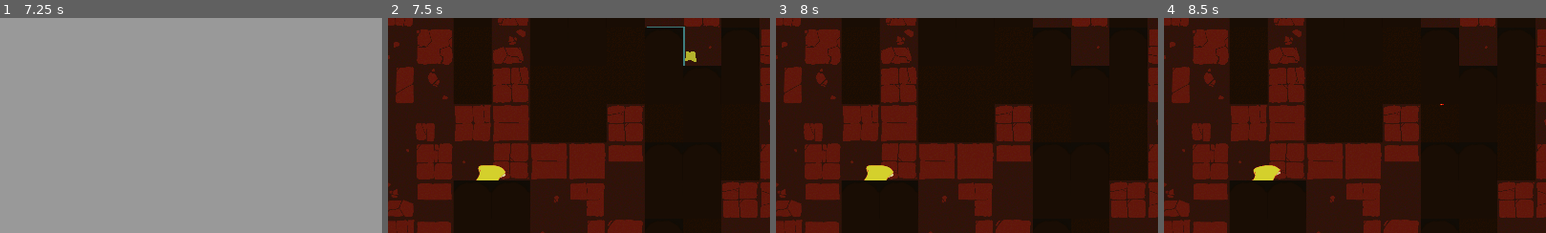
Above: before the commit, frames 1-4 (left to right).
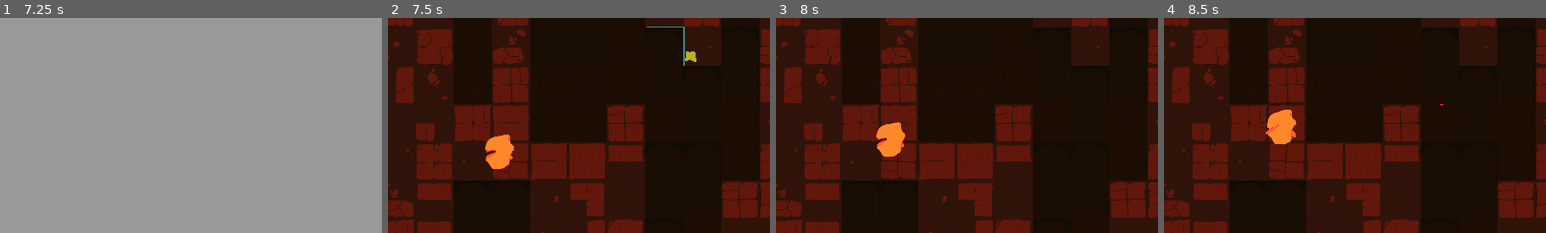
Above: after the commit, the same moments.

Repository: jible/capstone
Game: Godot game, scene res://scenes/testScenes/main_menu.tscn
Same seed, same stepped clock (60 frames per second), same inputs: the game is played once before the commit and once after it. The engine's default icon, where the game draws it, is replaced by a stand-in: a white triangle on a blue panel in a dark square.
Inputs (mouse positions are % of the whole screen's width and height, from its top left):
- Up to frame 1 (7.25 s): click "Play" at 0.5 s; move the mouse to (72, 45) at 1.27 s; hold Right (right) 1.28-2.03 s; hold Space (attack) 1.28-2.03 s; move the mouse to (30, 55) at 2.02 s; hold Down (down) 2.03-2.78 s; tap Space (attack) every 1.5 s from 2.1 to 6.6 s; move the mouse to (60, 28) at 2.77 s; hold Right (right) 2.78-3.53 s; hold Space (attack) 2.78-3.53 s; move the mouse to (45, 70) at 3.52 s; hold Tab (OpenUpgrades) 3.53-4.28 s; move the mouse to (80, 65) at 4.27 s; hold Space (attack) 4.28-5.03 s; hold Left (left) 4.28-5.78 s; move the mouse to (20, 35) at 5.02 s; move the mouse to (55, 50) at 5.77 s; hold Down (down) 5.78-6.53 s; hold Space (attack) 5.78-6.53 s; move the mouse to (35, 25) at 6.52 s; hold Right (right) from 6.53 s (still down)
- Up to frame 2 (7.5 s): move the mouse to (72, 45) at 7.27 s; release Right (right) at 7.28 s; hold Tab (OpenUpgrades) from 7.28 s (still down); hold Space (attack) from 7.28 s (still down)
- Up to frame 3 (8 s): keep holding Tab (OpenUpgrades); keep holding Space (attack)
- Up to frame 4 (8.5 s): move the mouse to (30, 55) at 8.02 s; release Tab (OpenUpgrades) at 8.03 s; release Space (attack) at 8.03 s; hold Right (right) from 8.03 s (still down); tap Space (attack) at 8.1 s
The pictures show only the part of the screen within x 14-64%, y 40-90%; the shares and areas given below are measured in that part.

Frame 1 is identical in both runs. In frame 2, 1.4% of the frame differs, in the area x 23-33%, y 54-76%; in frame 3, 1.4%, in the area x 23-34%, y 48-76%; in frame 4, 1.4%.

Commit message:
tweaking enemy detector radius

Diff:
--- a/scenes/level_generator.tscn
+++ b/scenes/level_generator.tscn
@@ -40,7 +40,7 @@
 rendering_quadrant_size = 120
 navigation_enabled = false
 
-[node name="Walls" type="TileMapLayer" parent="."]
+[node name="Walls" type="TileMapLayer" parent="." groups=["pathfinder_collision"]]
 tile_set = SubResource("TileSet_0kjvg")
 navigation_enabled = false
 
--- a/scenes/prefabs/npcs/enemies/basic_enemy.tscn
+++ b/scenes/prefabs/npcs/enemies/basic_enemy.tscn
@@ -664,7 +664,7 @@
 }]
 
 [sub_resource type="CircleShape2D" id="CircleShape2D_a50l1"]
-radius = 836.002
+radius = 1404.04
 
 [node name="Basic Enemy" type="CharacterBody2D" node_paths=PackedStringArray("mobility_manager", "state_machine", "hitbox", "hurtbox", "sprite_manager", "health_manager", "navigator", "target_tracker")]
 scale = Vector2(0.5, 0.5)
@@ -732,6 +732,7 @@
 
 [node name="Navigator" type="NavigationAgent2D" parent="." node_paths=PackedStringArray("character")]
 script = ExtResource("18_cj80n")
+calc_path_frequency = 1.0
 character = NodePath("..")
 
 [node name="Target Tracker" type="Area2D" parent="." node_paths=PackedStringArray("character")]
